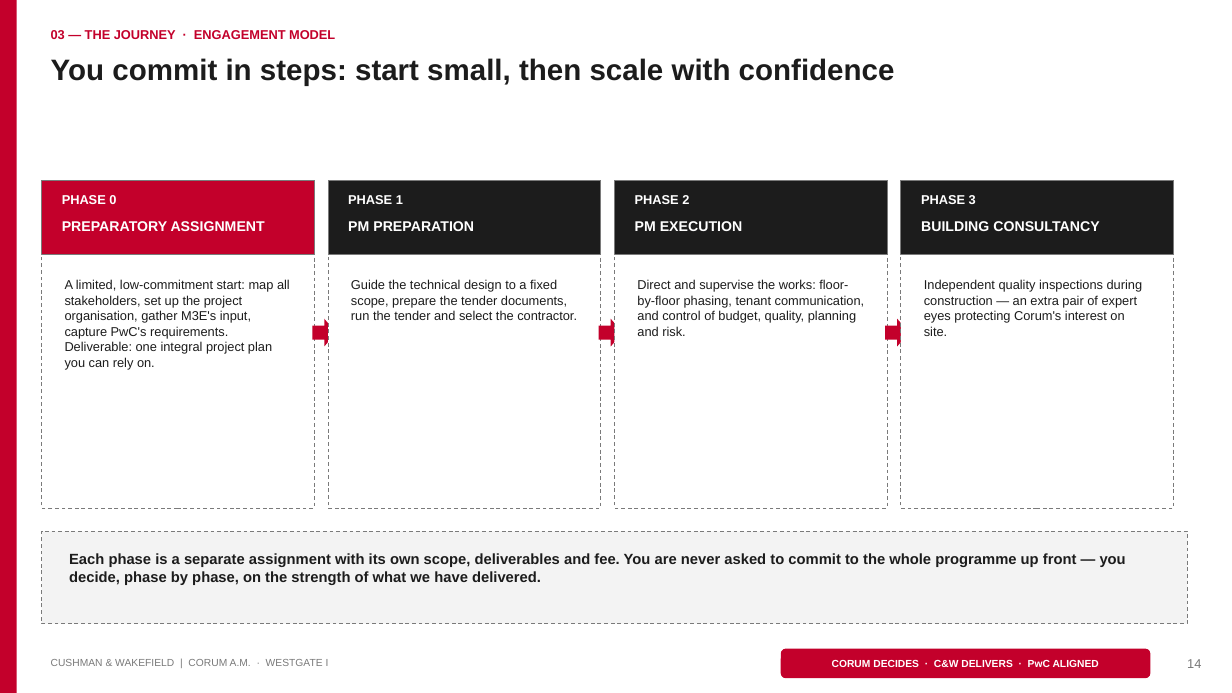
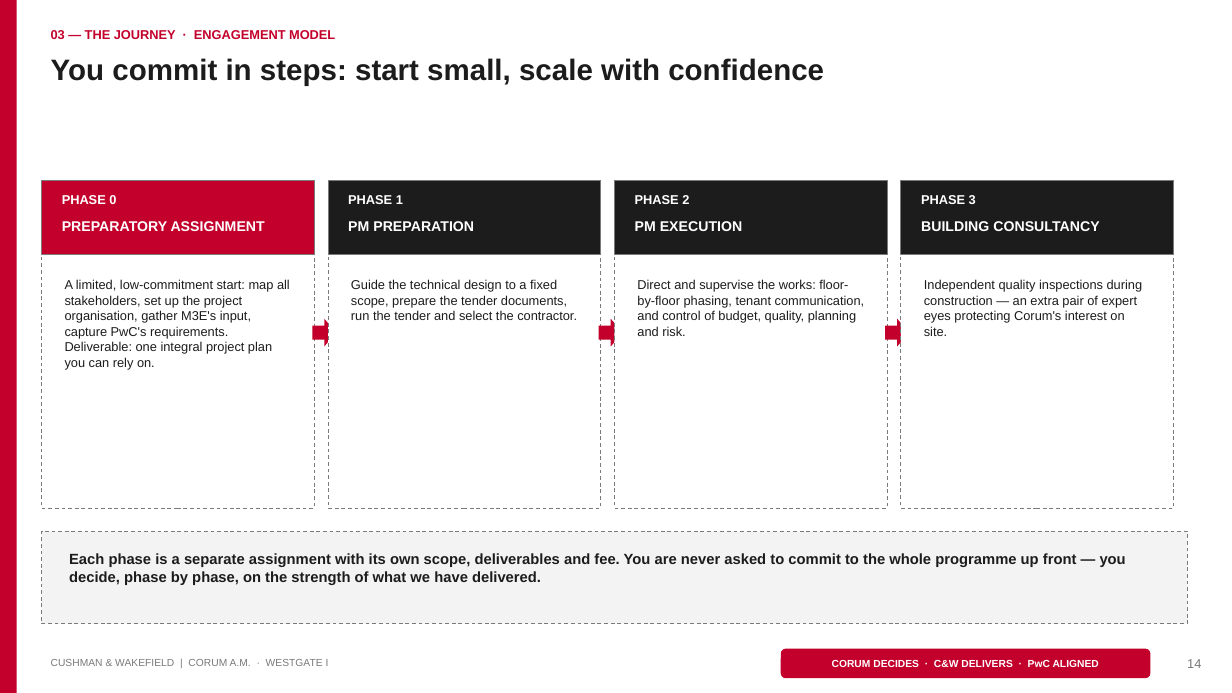
Before and after one commit to sjbezemer-cmyk/Solid-Base, a slide deck: slide 14 of corum-pitch/Corum-Westgate-I-Pitch-Wireframe.pptx. Drawn at 1232x693 pixels with LibreOffice and Linux fonts; fonts in the diff are those of the drawing. Boxes give left, top, right and bottom in pixels: in the first picture for what was removed or moved away, otherwise in the second. Text is boxed around its words. In the diff, an @@ line names an element or a change of style, - is before the commit and + after.

```diff
--- a/corum-pitch/Corum-Westgate-I-Pitch-Wireframe.pptx
+++ b/corum-pitch/Corum-Westgate-I-Pitch-Wireframe.pptx
@@ text at <box>51,58,824,86</box>: text changed @@
-You commit in steps: start small, then scale with confidence
+You commit in steps: start small, scale with confidence
```
Also in this commit, not shown: 3 other slides changed, 1 other file.
